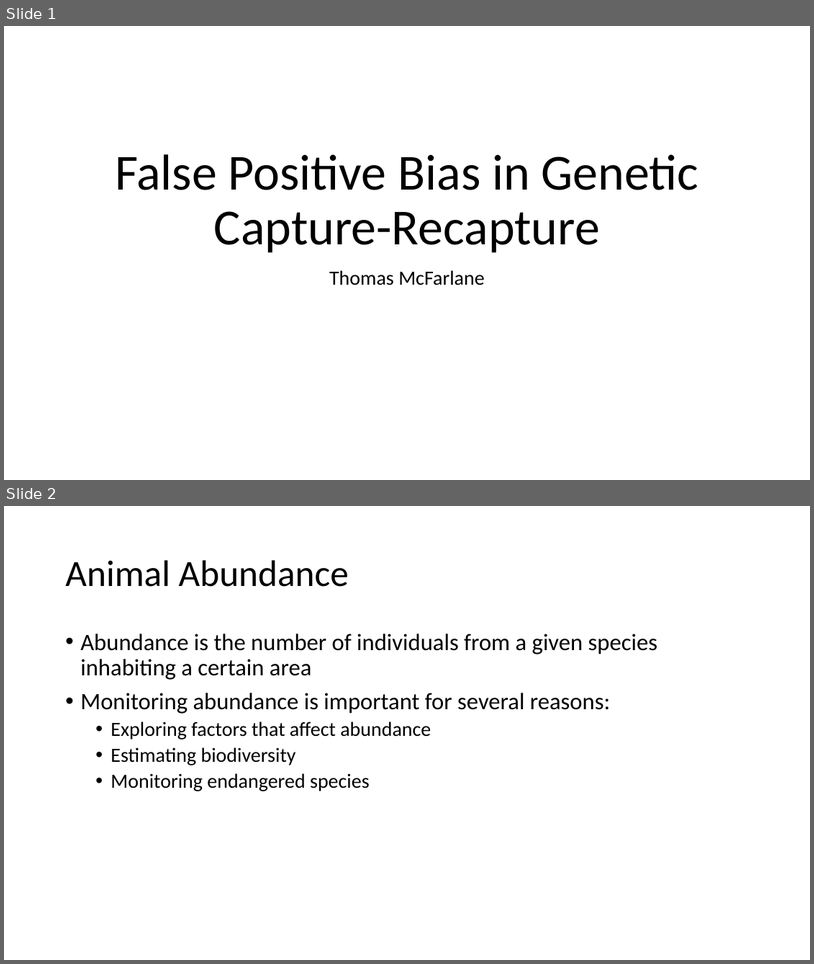
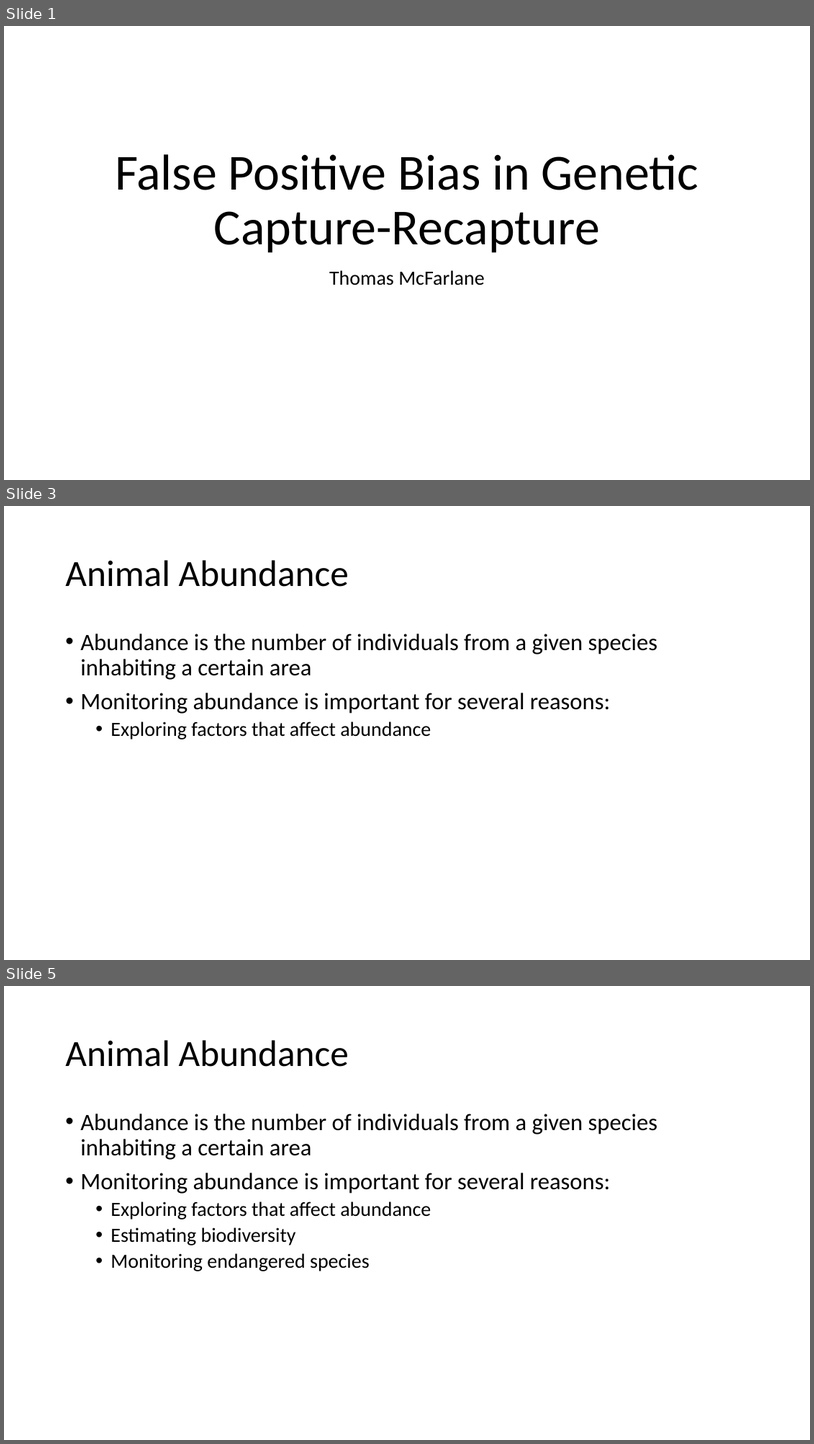
Before and after one commit to thomasmcf/dissertation, a slide deck: presentation.pptx. Shown one above the other, each under a label of ours: slides 1 and 2 before the commit, slides 1, 3 and 5 after it; the slides between them are not shown. The pictures are 814x964 and 814x1444 pixels, drawn with LibreOffice and Linux fonts; fonts in the diff are those of the drawing. Boxes give left, top, right and bottom in pixels: in the first picture for what was removed or moved away, otherwise in the second. Text is boxed around its words. In the diff, an @@ line names an element or a change of style, - is before the commit and + after.

```diff
--- a/presentation.pptx
+++ b/presentation.pptx
@@ slide 3 added at (4, 506, 810, 960), background #FFFFFF @@
@@ title added at (65, 560, 349, 587), 44 pt, text #000000 @@
+Animal Abundance
@@ text added at (80, 633, 658, 739), 28 pt, text #000000 @@
+• Abundance is the number of individuals from a given species inhabiting a certain area
+• Monitoring abundance is important for several reasons:
+  • Exploring factors that affect abundance
@@ what was slide 2 is now slide 5 @@
```
Also in this commit, not shown: 1 slide changed, 2 other slides added.
